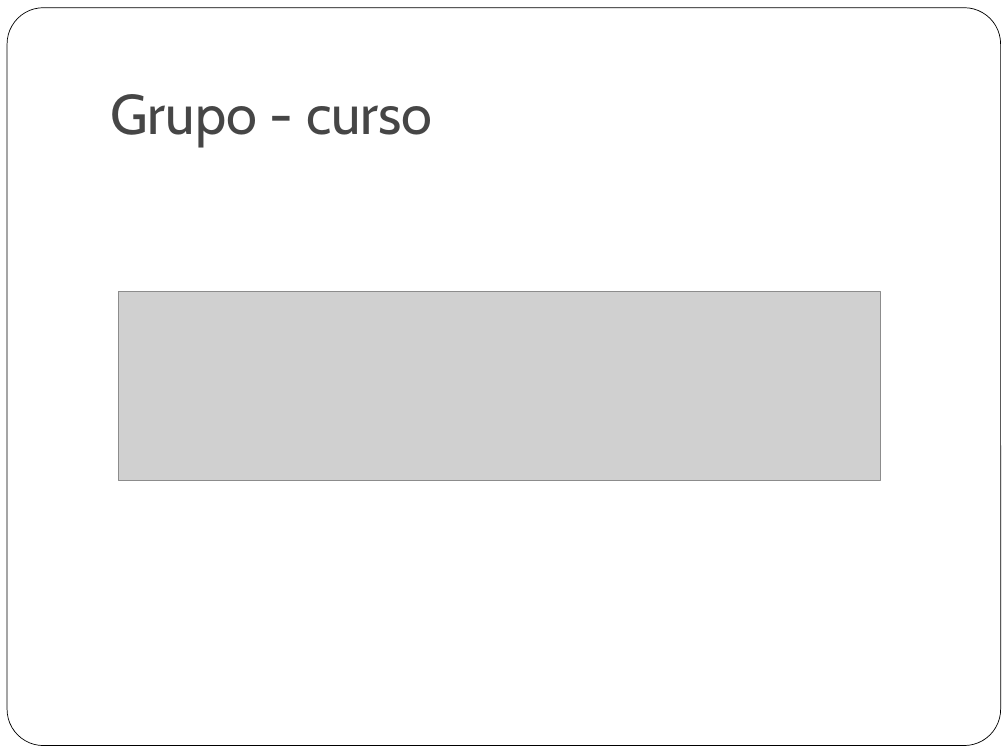
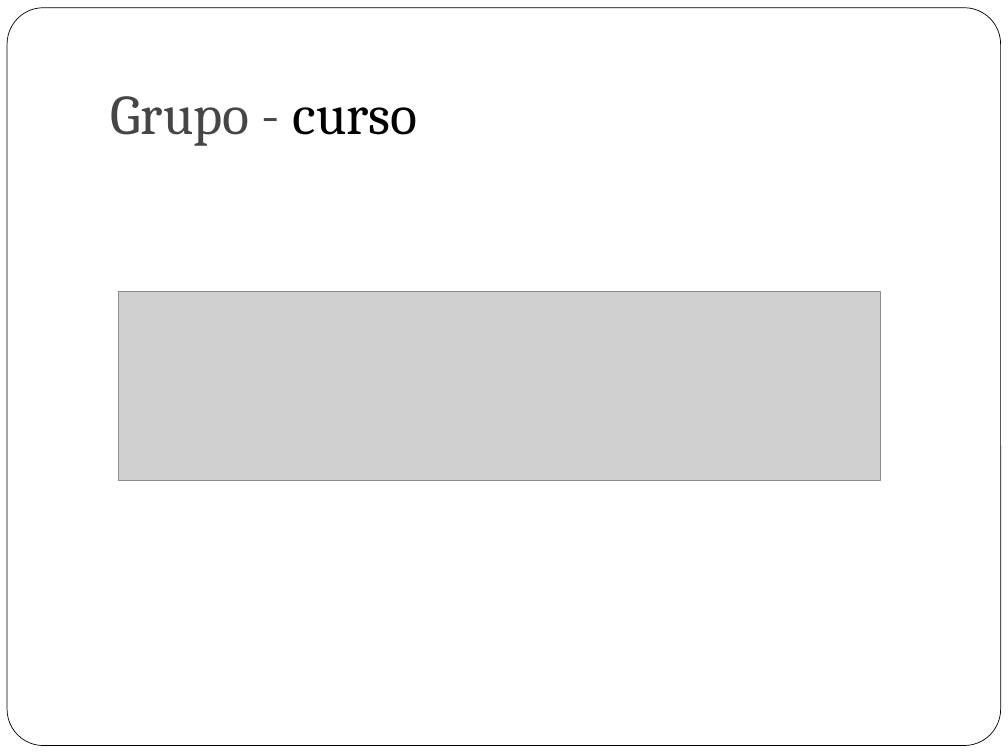
Before and after one commit to paularivero22/Equipo_1_Reto, a slide deck: slide 6 of Presentacion Reto - Equipo 1.pptx. Drawn at 1008x756 pixels with LibreOffice and Linux fonts; fonts in the diff are those of the drawing; grey boxes stand for pictures. Boxes give left, top, right and bottom in pixels: in the first picture for what was removed or moved away, otherwise in the second. Text is boxed around its words. In the diff, an @@ line names an element or a change of style, - is before the commit and + after.

```diff
--- a/Presentacion Reto - Equipo 1.pptx
+++ b/Presentacion Reto - Equipo 1.pptx
@@ title "Grupo - curso" at (111,96,418,146): font Cabin to Cambria; text colour #464646 to #000000 in "curso" @@
```
Also in this commit, not shown: 8 other slides changed, 3 slides added, 12 slides removed.
